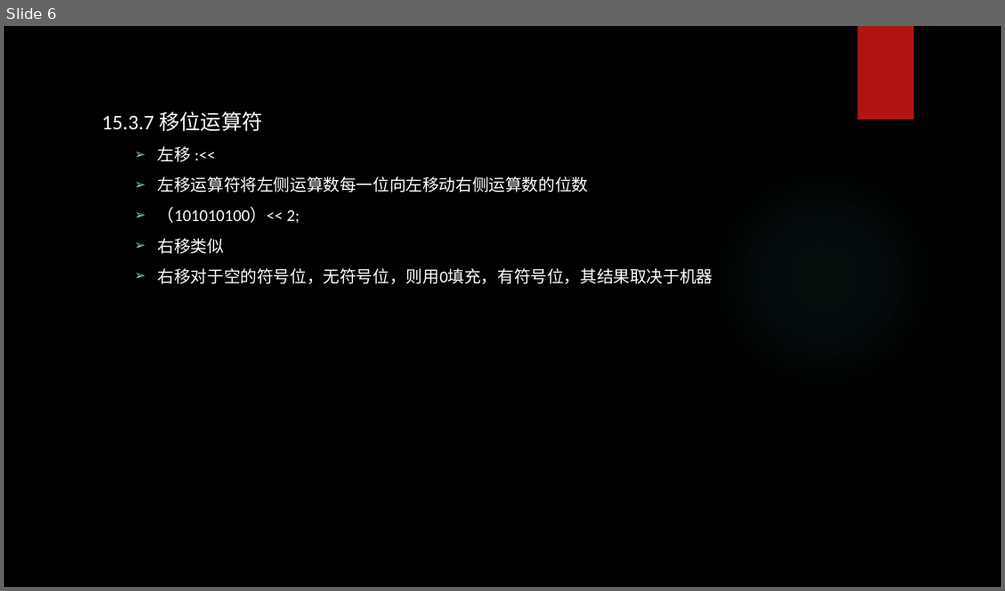
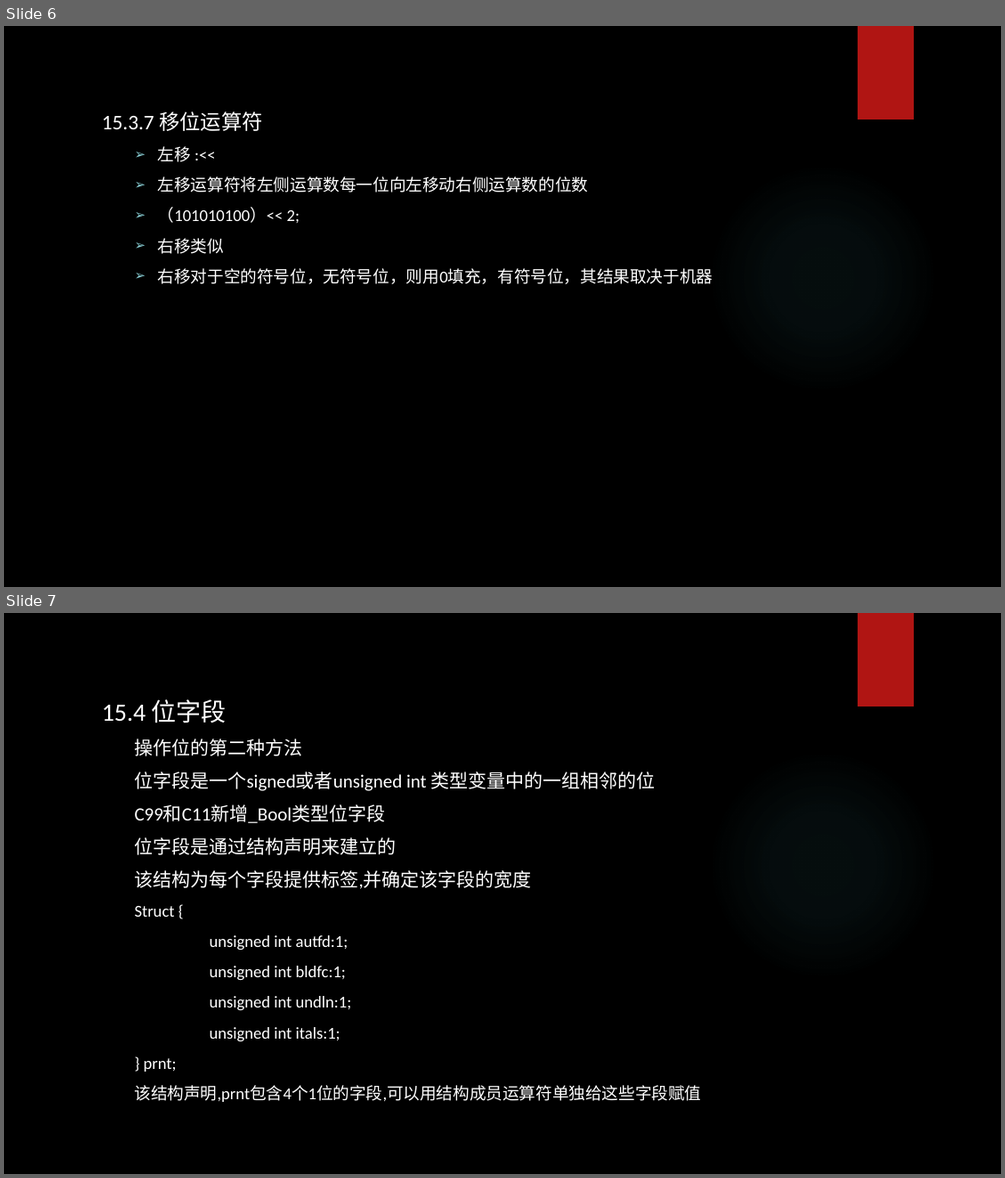
Before and after one commit to tsyin/c_ppt-code, a slide deck: PPT/15 位操作.pptx. Shown one above the other, each under a label of ours: slide 6 before the commit, slides 6 and 7 after it. The pictures are 1005x591 and 1005x1178 pixels, drawn with LibreOffice and Linux fonts; fonts in the diff are those of the drawing; background and template pictures are left out. Boxes give left, top, right and bottom in pixels: in the first picture for what was removed or moved away, otherwise in the second. Text is boxed around its words. In the diff, an @@ line names an element or a change of style, - is before the commit and + after.

```diff
--- a/PPT/15 位操作.pptx
+++ b/PPT/15 位操作.pptx
@@ slide 7 added at box(4, 613, 1001, 1174), background picture (left out); not listed: 2 template elements that a slide beside it also shows @@
@@ text added at box(102, 699, 702, 1102), 16 pt, text #FFFFFF @@
+15.4 位字段
+  操作位的第二种方法
+  位字段是一个signed或者unsigned int 类型变量中的一组相邻的位
+  C99和C11新增_Bool类型位字段
+  位字段是通过结构声明来建立的
+  该结构为每个字段提供标签,并确定该字段的宽度
+  Struct {
+  unsigned int autfd:1;
+  unsigned int bldfc:1;
+  unsigned int undln:1;
+  unsigned int itals:1;
+  } prnt;
+  该结构声明,prnt包含4个1位的字段,可以用结构成员运算符单独给这些字段赋值
```
Also in this commit, not shown: 3 other slides added, 1 slide removed, 1 other file.
